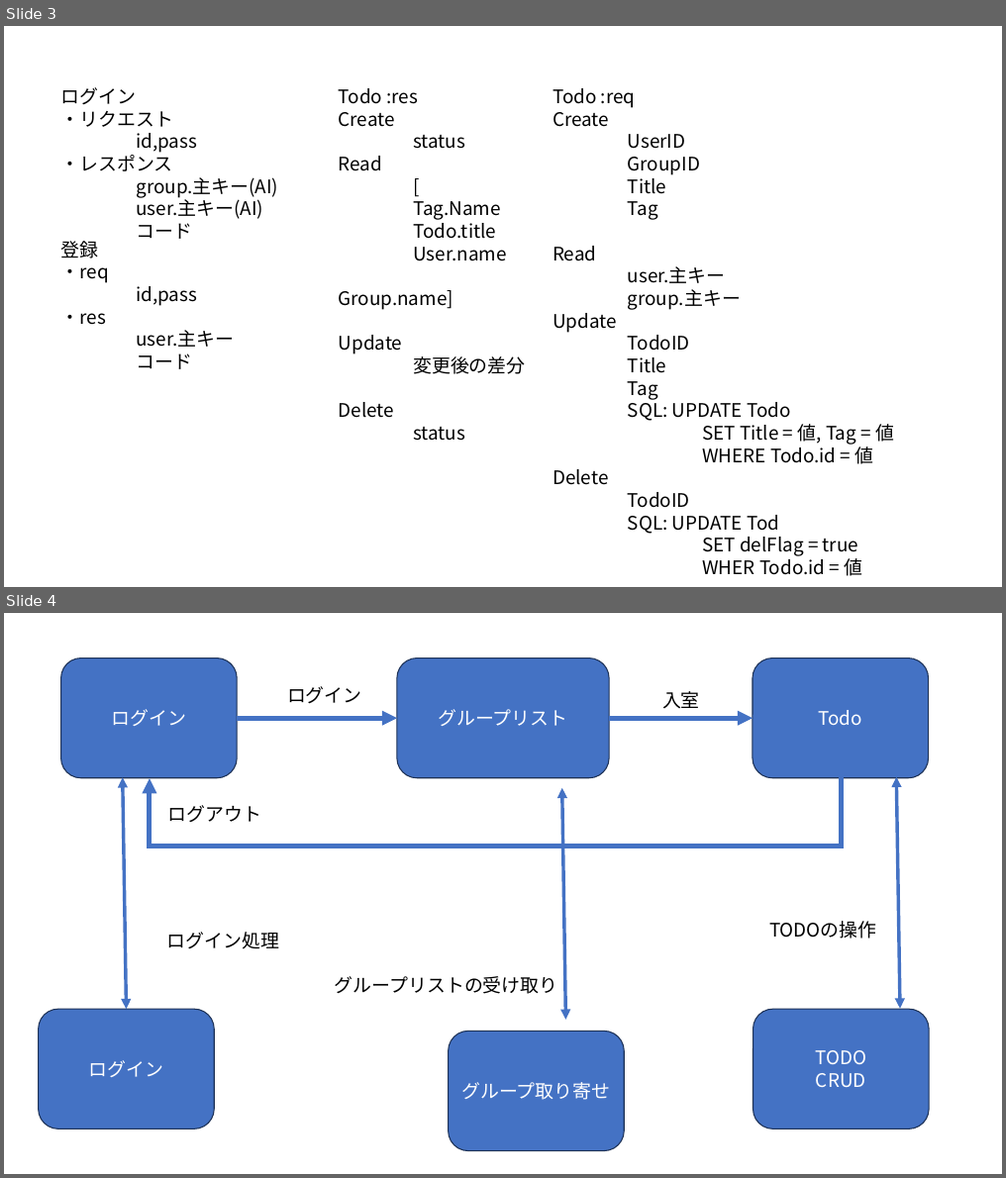
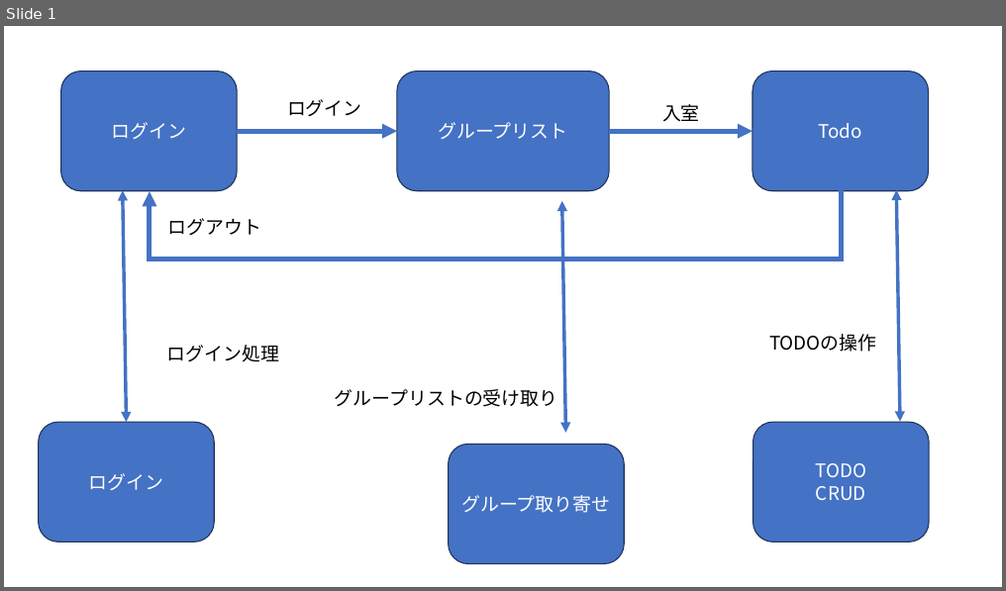
Before and after one commit to webfrontier-intern-20231002-20231031/todo-team-a, a slide deck: doc/Todo.pptx. Shown one above the other, each under a label of ours: slides 3 and 4 before the commit, slide 1 after it. The pictures are 1006x1178 and 1006x591 pixels, drawn with LibreOffice and Linux fonts; fonts in the diff are those of the drawing. Boxes give left, top, right and bottom in pixels: in the first picture for what was removed or moved away, otherwise in the second. Text is boxed around its words. In the diff, an @@ line names an element or a change of style, - is before the commit and + after.

```diff
--- a/doc/Todo.pptx
+++ b/doc/Todo.pptx
@@ slide 3 removed at (4, 26, 1002, 587), background #FFFFFF @@
@@ text removed at (61, 87, 278, 239) @@
-ログイン
-・リクエスト
-id,pass
-・レスポンス
-group.主キー(AI)
-user.主キー(AI)
-コード
@@ text removed at (339, 88, 525, 441) @@
-Todo :res
-Create
-status
-Read
-[
-Tag.Name
-Todo.title
-User.name
-Group.name]
-Update
-変更後の差分
-Delete
-status
@@ text removed at (552, 88, 894, 576) @@
-Todo :req
-Create
-UserID
-GroupID
-Title
-Tag
-Read
-user.主キー
-group.主キー
-Update
-TodoID
-Title
-Tag
-SQL: UPDATE Todo
-SET Title = 値, Tag = 値
-WHERE Todo.id = 値
-Delete
-TodoID
-SQL: UPDATE Tod
-SET delFlag = true
-WHER Todo.id = 値
@@ text removed at (61, 241, 234, 370) @@
-登録
-・req
-id,pass
-・res
-user.主キー
-コード
@@ what was slide 4 is now slide 1 @@
```
Also in this commit, not shown: 1 slide changed, 7 slides added, 3 other slides removed, 9 other files.
